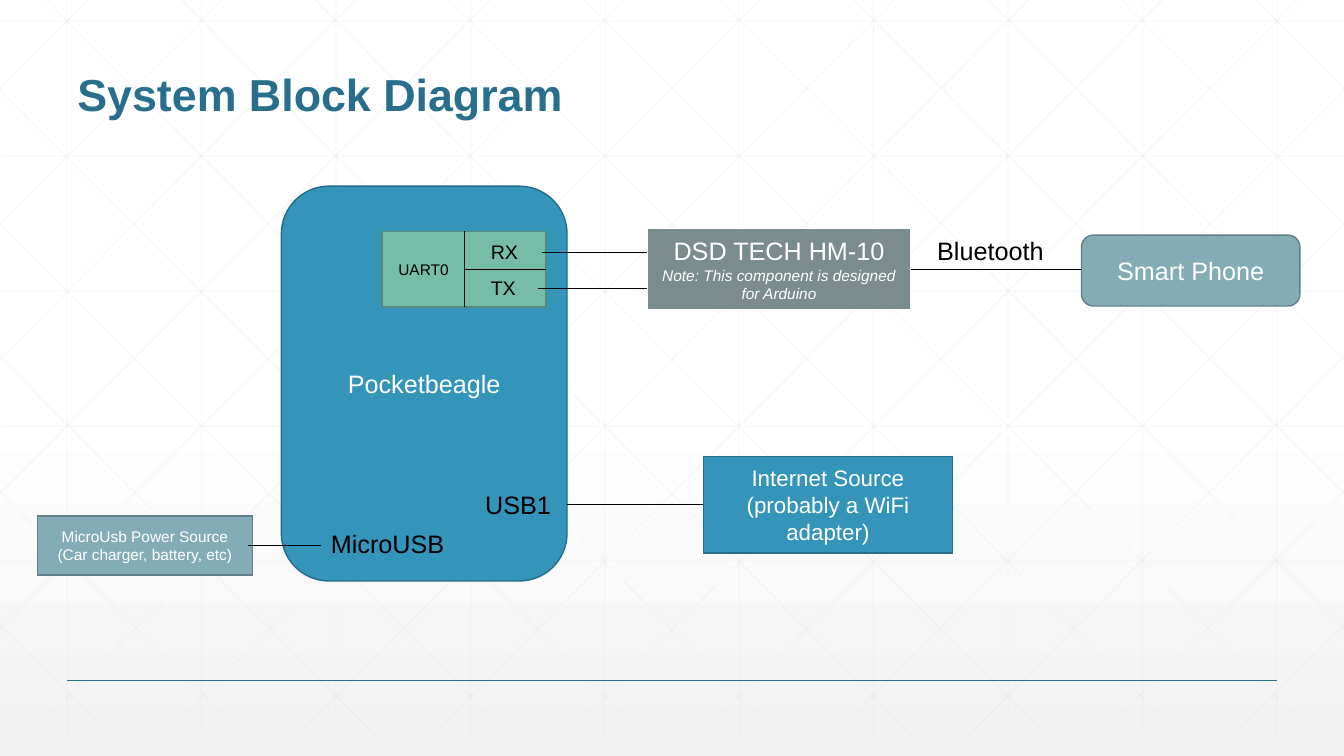
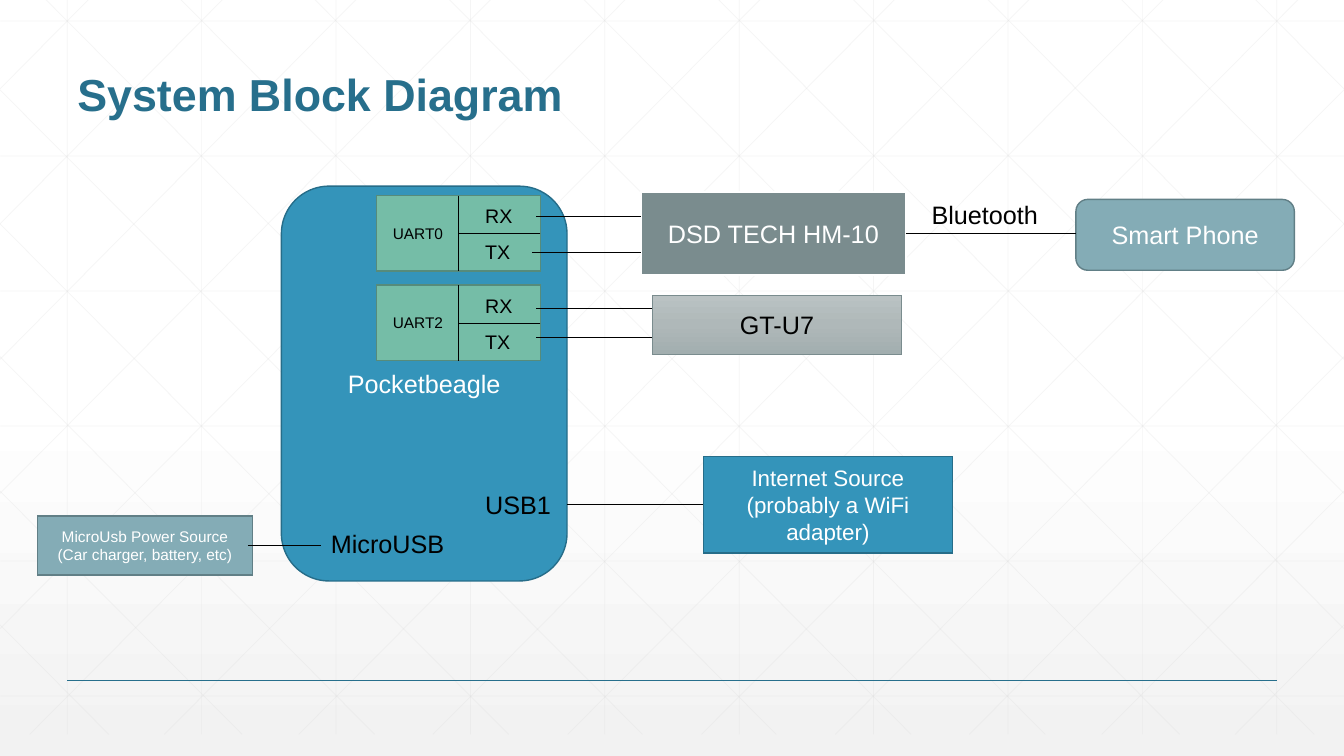
Before and after one commit to Spwo/ENGI301, a slide deck: slide 6 of ENGI301_project_proposal.pptx. Drawn at 1344x756 pixels with LibreOffice and Linux fonts; fonts in the diff are those of the drawing. Boxes give left, top, right and bottom in pixels: in the first picture for what was removed or moved away, otherwise in the second. Text is boxed around its words. In the diff, an @@ line names an element or a change of style, - is before the commit and + after.

```diff
--- a/ENGI301_project_proposal.pptx
+++ b/ENGI301_project_proposal.pptx
@@ 5 lines, 4 texts, 2 rectangles, 1 rounded rectangle: place and size @@
-5 lines, 4 texts, 2 rectangles, 1 rounded rectangle at [382, 228, 1301, 311]
+5 lines, 4 texts, 2 rectangles, 1 rounded rectangle at [377, 192, 1295, 274]
@@ rectangle added at [377, 285, 540, 361], fill #75BDA7, outline #578C7C 1 pt @@
@@ line added from (459, 285) to (459, 361), #000000 0.5 pt @@
@@ text added at [485, 299, 512, 313], 14 pt, text #000000 @@
+RX
@@ rectangle added at [652, 295, 901, 354], fill gradient #BBC2C3 to #AFB8B9 to #A3AEB0, outline #7A8C8E 0.5 pt, 18 pt, text #000000 @@
+GT-U7
@@ text in rectangle at [662, 270, 896, 299]: paragraph removed @@
-Note: This component is designed for Arduino
@@ text added at [393, 317, 443, 328], 11 pt, text #000000 @@
+UART2
@@ line added from (540, 323) to (459, 323), #000000 0.5 pt @@
@@ line added from (536, 309) to (652, 309), #000000 0.5 pt @@
@@ text added at [485, 335, 510, 349], 14 pt, text #000000 @@
+TX
@@ line added from (536, 338) to (652, 338), #000000 0.5 pt @@
```
Also in this commit, not shown: 4 other slides changed.
